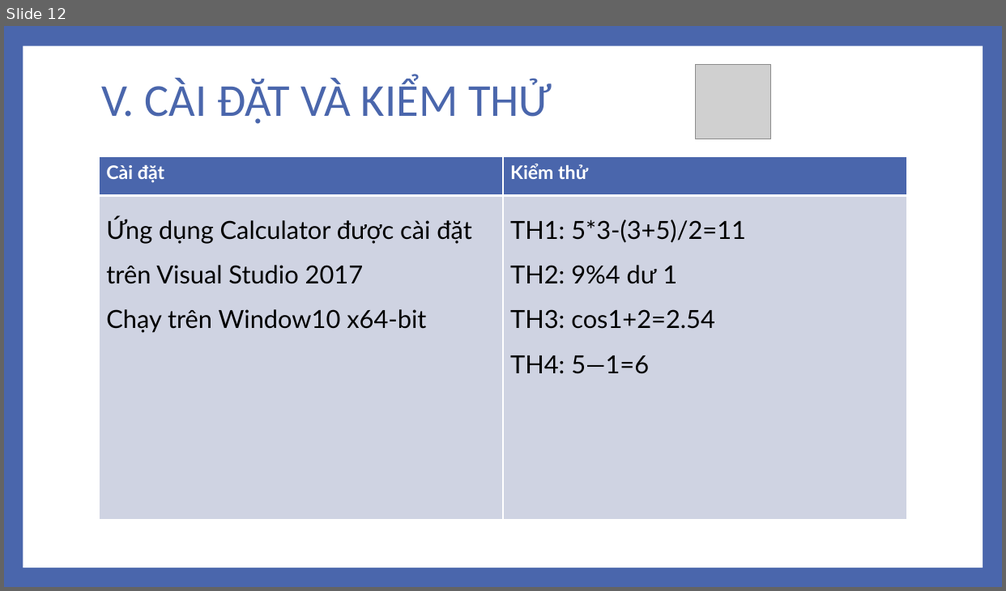
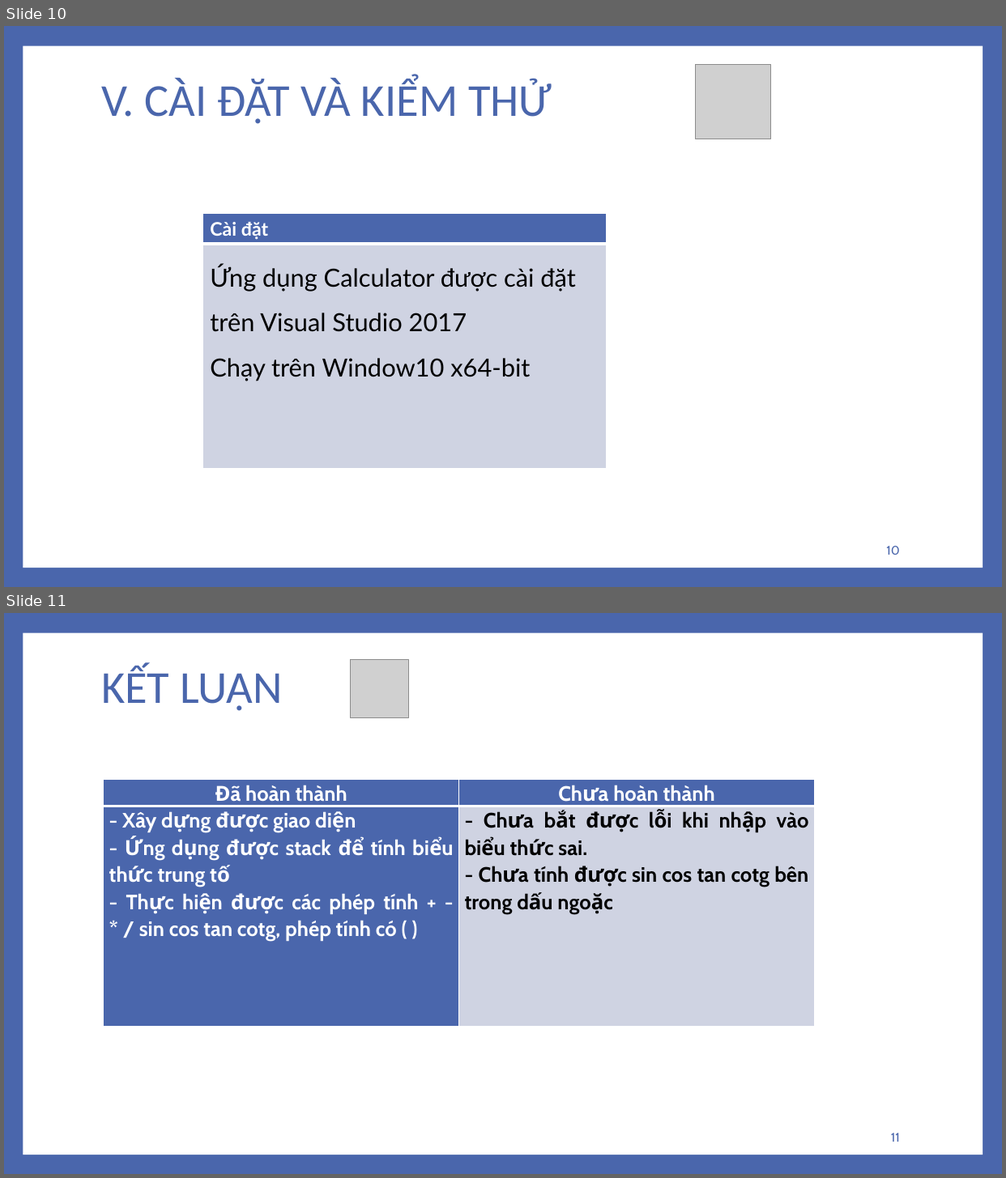
Before and after one commit to lehung0108/CauTrucDuLieu, a slide deck: Documents/XÂY DỰNG ỨNG DỤNG CALCULATOR.pptx. Shown one above the other, each under a label of ours: slide 12 before the commit, slides 10 and 11 after it. The pictures are 1006x591 and 1006x1178 pixels, drawn with LibreOffice and Linux fonts; fonts in the diff are those of the drawing; grey boxes stand for pictures. Boxes give left, top, right and bottom in pixels: in the first picture for what was removed or moved away, otherwise in the second. Text is boxed around its words. In the diff, an @@ line names an element or a change of style, - is before the commit and + after.

```diff
--- a/Documents/XÂY DỰNG ỨNG DỤNG CALCULATOR.pptx
+++ b/Documents/XÂY DỰNG ỨNG DỤNG CALCULATOR.pptx
@@ slide 11 added at [4, 613, 1002, 1174], background #4A66AC; not listed: 1 template element that a slide beside it also shows @@
@@ picture added at [351, 659, 409, 717] @@
@@ title added at [101, 665, 283, 711], 44 pt, text #4A66AC @@
+KẾT LUẬN
@@ table added at [104, 779, 815, 1026], 2 rows, 2 columns @@
+Đã hoàn thành | Chưa hoàn thành
+- Xây dựng được giao diện / - Ứng dụng được stack để tính biểu thức trung tố / - Thực hiện được các phép tính + - * / sin cos tan cotg, phép tính có ( ) | - Chưa bắt được lỗi khi nhập vào biểu thức sai. / - Chưa tính được sin cos tan cotg bên trong dấu ngoặc
@@ page number added at [891, 1133, 900, 1142], 12 pt, text #4A66AC @@
+11
@@ what was slide 12 is now slide 10 @@
@@ slide 10 changed as well @@
@@ table at [202, 214, 607, 469] @@
-column 2: Kiểm thử | TH1: 5*3-(3+5)/2=11 / TH2: 9%4 dư 1 / TH3: cos1+2=2.54 / TH4: 5—1=6
@@ table: place and size @@
-table at [99, 157, 908, 520]
+table at [202, 214, 607, 469]
@@ page number added at [886, 546, 899, 555], 12 pt, text #4A66AC @@
+10
```
Also in this commit, not shown: 10 other slides changed, 1 other slide added, 3 slides removed, 2 other files.
